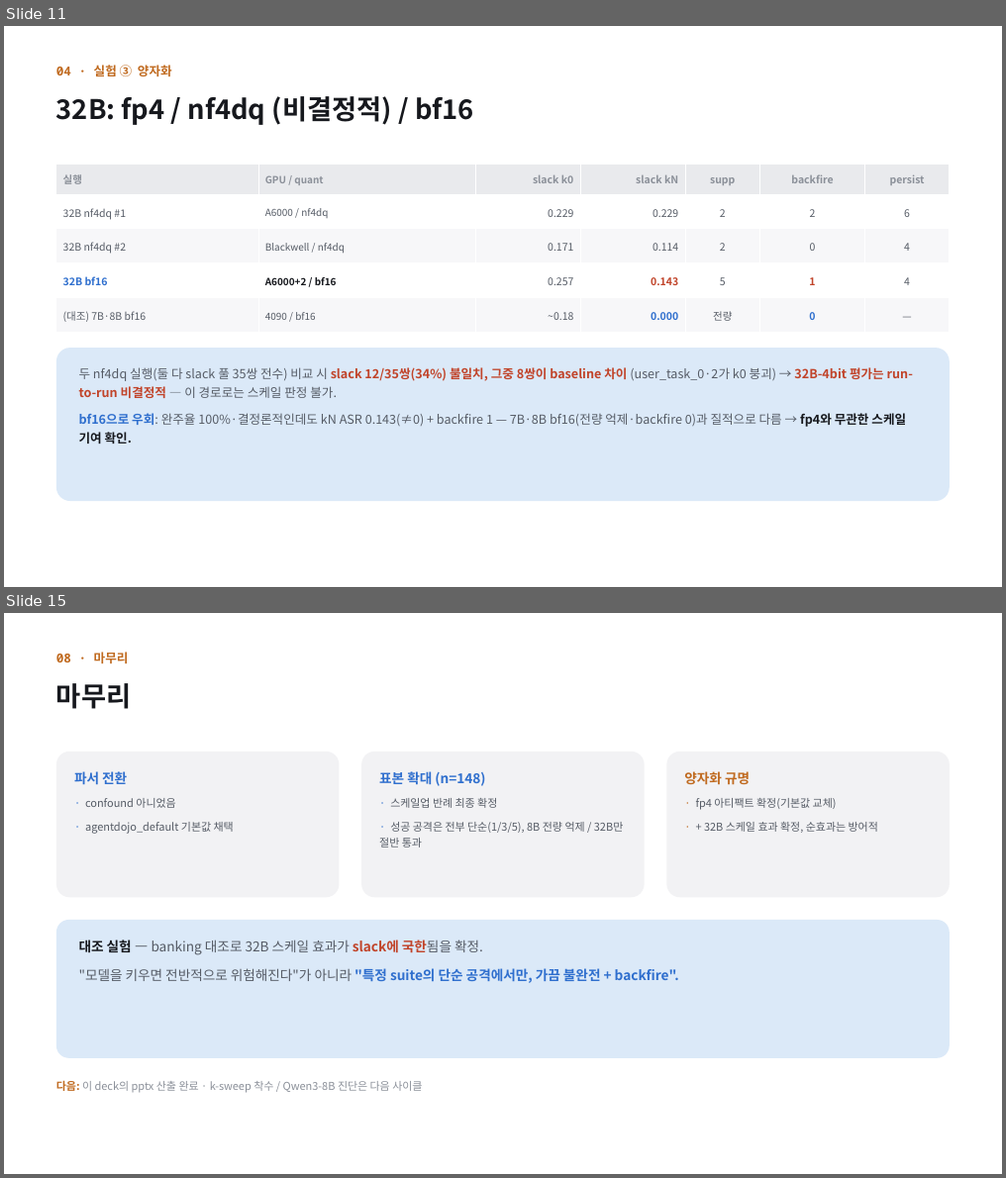
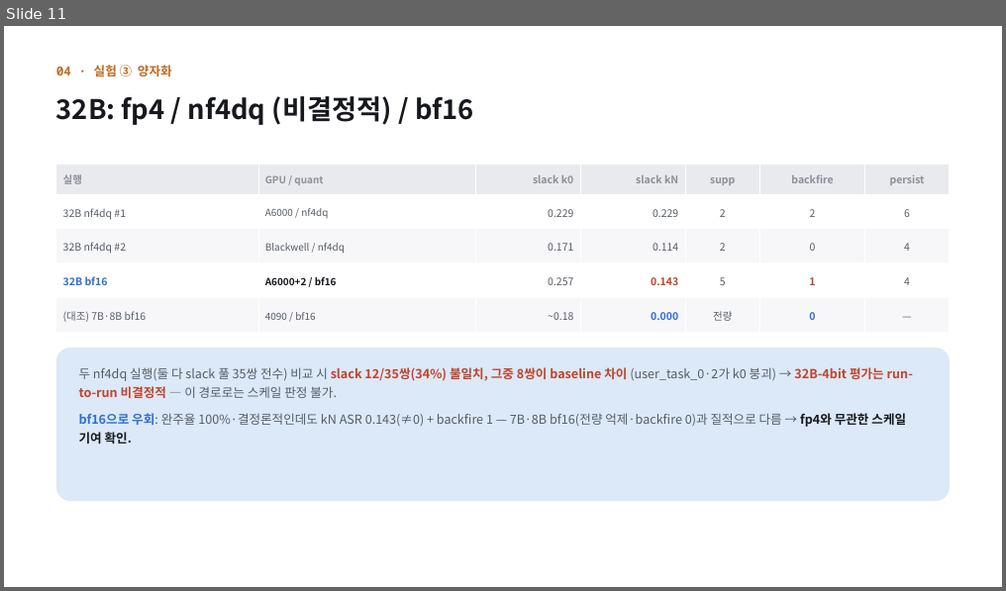
Before and after one commit to jongbin03/head_poc, a slide deck: docs/presentation/IPI_Head_Separation_PoC_4th [26-09-XX].pptx. Shown one above the other, each under a label of ours: slides 11 and 15 before the commit, slide 11 after it; the slides between them are not shown. The pictures are 1006x1178 and 1006x591 pixels, drawn with LibreOffice and Linux fonts; fonts in the diff are those of the drawing. Boxes give left, top, right and bottom in pixels: in the first picture for what was removed or moved away, otherwise in the second. Text is boxed around its words. In the diff, an @@ line names an element or a change of style, - is before the commit and + after.

```diff
--- a/docs/presentation/IPI_Head_Separation_PoC_4th [26-09-XX].pptx
+++ b/docs/presentation/IPI_Head_Separation_PoC_4th [26-09-XX].pptx
@@ slide 15 removed at box(4, 613, 1002, 1174), background #FFFFFF @@
@@ text removed at box(56, 652, 129, 663) @@
-08 · 마무리
@@ text removed at box(56, 683, 131, 709) @@
-마무리
@@ rounded rectangle removed at box(56, 752, 340, 897) @@
@@ rounded rectangle removed at box(361, 752, 645, 897) @@
@@ rounded rectangle removed at box(666, 752, 949, 897) @@
@@ text removed at box(74, 771, 234, 834) @@
-파서 전환
-· confound 아니었음
-· agentdojo_default 기본값 채택
@@ text removed at box(379, 771, 624, 848) @@
-표본 확대 (n=148)
-· 스케일업 반례 최종 확정
-· 성공 공격은 전부 단순(1/3/5), 8B 전량 억제 / 32B만 절반 통과
@@ text removed at box(684, 771, 878, 833) @@
-양자화 규명
-· fp4 아티팩트 확정(기본값 교체)
-· + 32B 스케일 효과 확정, 순효과는 방어적
@@ rounded rectangle removed at box(56, 920, 949, 1059) @@
@@ text removed at box(79, 940, 679, 983) @@
-대조 실험 — banking 대조로 32B 스케일 효과가 slack에 국한됨을 확정.
-"모델을 키우면 전반적으로 위험해진다"가 아니라 "특정 suite의 단순 공격에서만, 가끔 불완전 + backfire".
@@ text removed at box(56, 1080, 422, 1093) @@
-다음: 이 deck의 pptx 산출 완료 · k-sweep 착수 / Qwen3-8B 진단은 다음 사이클
```
Also in this commit, not shown: 1 slide changed, 2 other slides removed, 2 other files.
